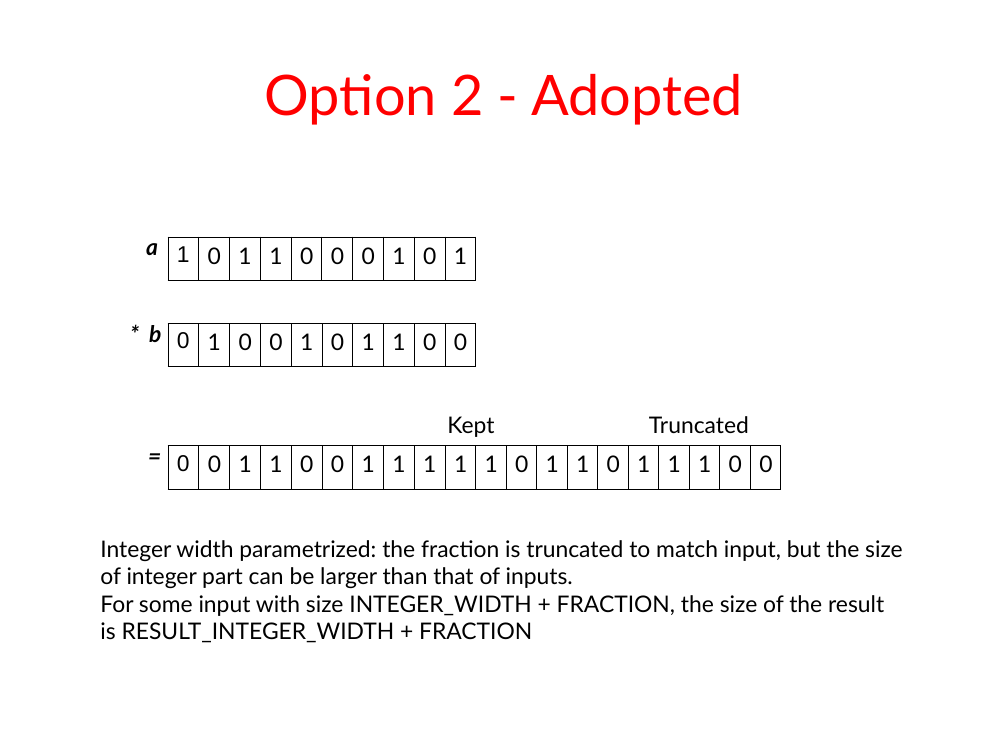
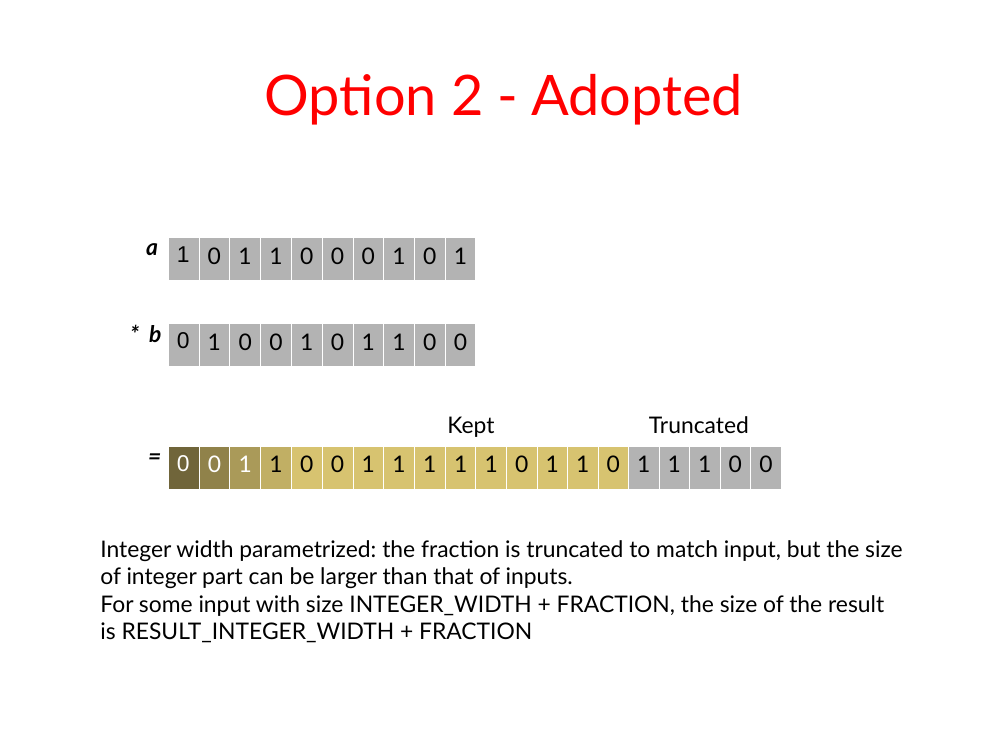
Before and after one commit to MihailoIsakov/layer_multiplex_nn, a slide deck: slide 5 of backpropagation/docs/doc.odp. Drawn at 1008x756 pixels with LibreOffice and Linux fonts; fonts in the diff are those of the drawing. Boxes give left, top, right and bottom in pixels: in the first picture for what was removed or moved away, otherwise in the second. Text is boxed around its words. In the diff, an @@ line names an element or a change of style, - is before the commit and + after.

```diff
--- a/backpropagation/docs/doc.odp
+++ b/backpropagation/docs/doc.odp
@@ table at [168, 237, 478, 280] @@
@@ fill none to #B3B3B3 in row 1 @@
@@ borders changed @@
@@ table at [168, 324, 478, 367] @@
@@ fill none to #B3B3B3 in row 1 @@
@@ borders changed @@
@@ table at [168, 446, 780, 489] @@
@@ fill none to #70653A in row 1, column 1 @@
@@ fill none to #90824A in row 1, column 2 @@
@@ fill none to #AA9A59 in row 1, column 3 @@
@@ fill none to #C1AF64 in row 1, column 4 @@
@@ fill none to #D7C370 in 11 cells @@
@@ fill none to #B3B3B3 in 5 cells @@
@@ text colour #000000 to #FFFFFF in "0", "0", "1" @@
@@ borders changed @@
```
Also in this commit, not shown: 6 other slides changed.
